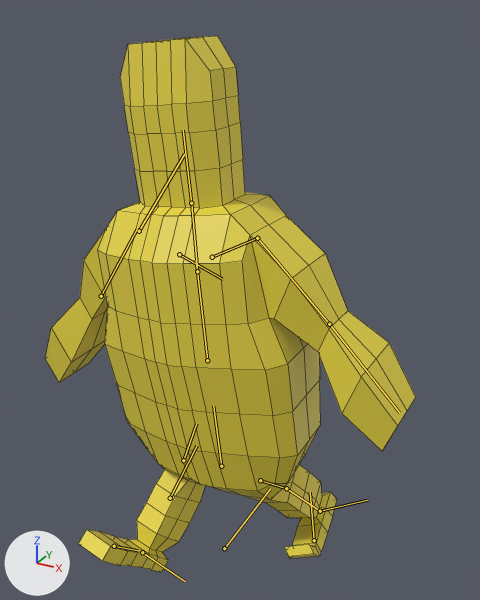
The FBX model Assets/Models/Slippery_Yellow@Run_8f.fbx: old version first, new version second.
Both versions are drawn from a 50 mm camera at (4.24, -7.2, 8.11) aimed at (0.13, 0.29, 4.36). Lighting does not change. The marker at lower left points along +X, +Y and +Z. Both versions are drawn at frame 10 of the action 'Take 001'; the numbers are the values there. The bones that bend it are drawn over the model as lines. Mesh edges are drawn as thin lines.
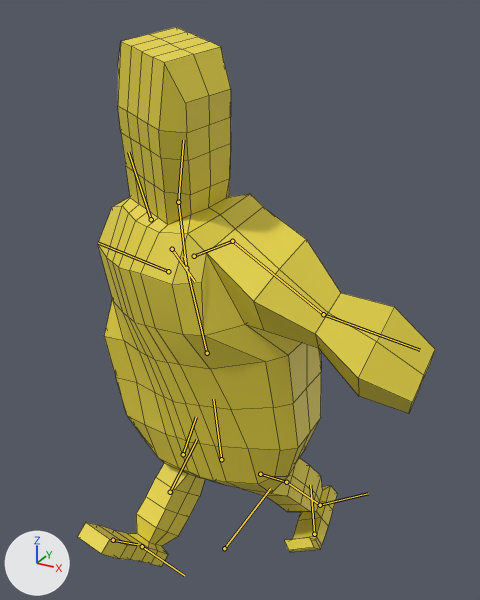
The change in detail:
Bone 'Hips' (bone_hips) moves from (0.0, 0.0, 0.0) to (0.0, 0.12, 0.0).
Bone 'Spine.01' (bone_spine_01) turns from (0, 0, 0) to (8, -22, -1) degrees about its own x, y and z.
Bone 'Spine.02' (bone_spine_02) turns from (0, 0, 0) to (0, 0, -7) degrees about its own x, y and z.
Bone 'Head' (bone_head) turns from (0, 0, 0) to (0, -1, -22) degrees about its own x, y and z.
Bone 'Shoulder.L' (bone_shoulder_l) turns from (0, 0, 0) to (-9, 0, 0) degrees about its own x, y and z.
Bone 'Arm_Upper.L' (bone_arm_upper_l) turns from (0, 0, 0) to (14, 23, 13) degrees about its own x, y and z.
Bone 'Arm_Lower.L' (bone_arm_lower_l) turns from (0, 0, 0) to (-21, -1, 29) degrees about its own x, y and z.
Bone 'Shoulder.L1' (bone_shoulder_l1) turns from (0, 0, 0) to (-9, 0, 0) degrees about its own x, y and z.
Bone 'Arm_Upper.L1' (bone_arm_upper_l1) turns from (0, 0, 0) to (-7, 23, 13) degrees about its own x, y and z.
Bone 'Arm_Lower.L1' (bone_arm_lower_l1) turns from (0, 0, 0) to (-21, -1, 29) degrees about its own x, y and z.

Where the change shows, as pixel boxes (x1, y1, x2, y2) in the pictures (480 x 600 px):
'Cube', posed
    before: (45, 36, 416, 572)
    after: (78, 27, 435, 566)
bone 'Hips', root to tip
    before: (221, 466) to (213, 406)
    after: (221, 459) to (213, 399)
bone 'Spine.01', root to tip
    before: (207, 360) to (196, 260)
    after: (207, 353) to (184, 256)
bone 'Spine.02', root to tip
    before: (197, 271) to (191, 203)
    after: (186, 268) to (178, 202)
bone 'Head', root to tip
    before: (191, 203) to (183, 130)
    after: (178, 202) to (183, 140)
bone 'Shoulder.L', root to tip
    before: (212, 257) to (257, 238)
    after: (194, 256) to (232, 241)
bone 'Arm_Upper.L', root to tip
    before: (257, 238) to (329, 324)
    after: (232, 241) to (323, 314)
bone 'Arm_Lower.L', root to tip
    before: (329, 324) to (399, 412)
    after: (323, 314) to (420, 350)
bone 'Shoulder.L1', root to tip
    before: (179, 254) to (222, 279)
    after: (172, 249) to (195, 282)
bone 'Arm_Upper.L1', root to tip
    before: (139, 231) to (184, 154)
    after: (151, 219) to (128, 152)
bone 'Arm_Lower.L1', root to tip
    before: (101, 296) to (137, 229)
    after: (168, 271) to (98, 243)
